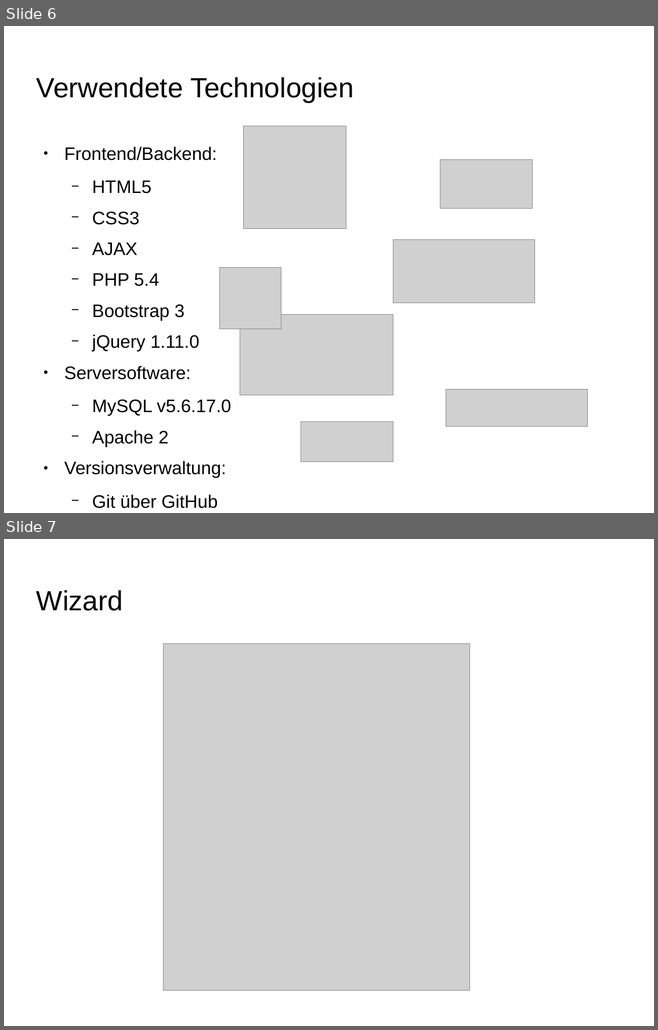
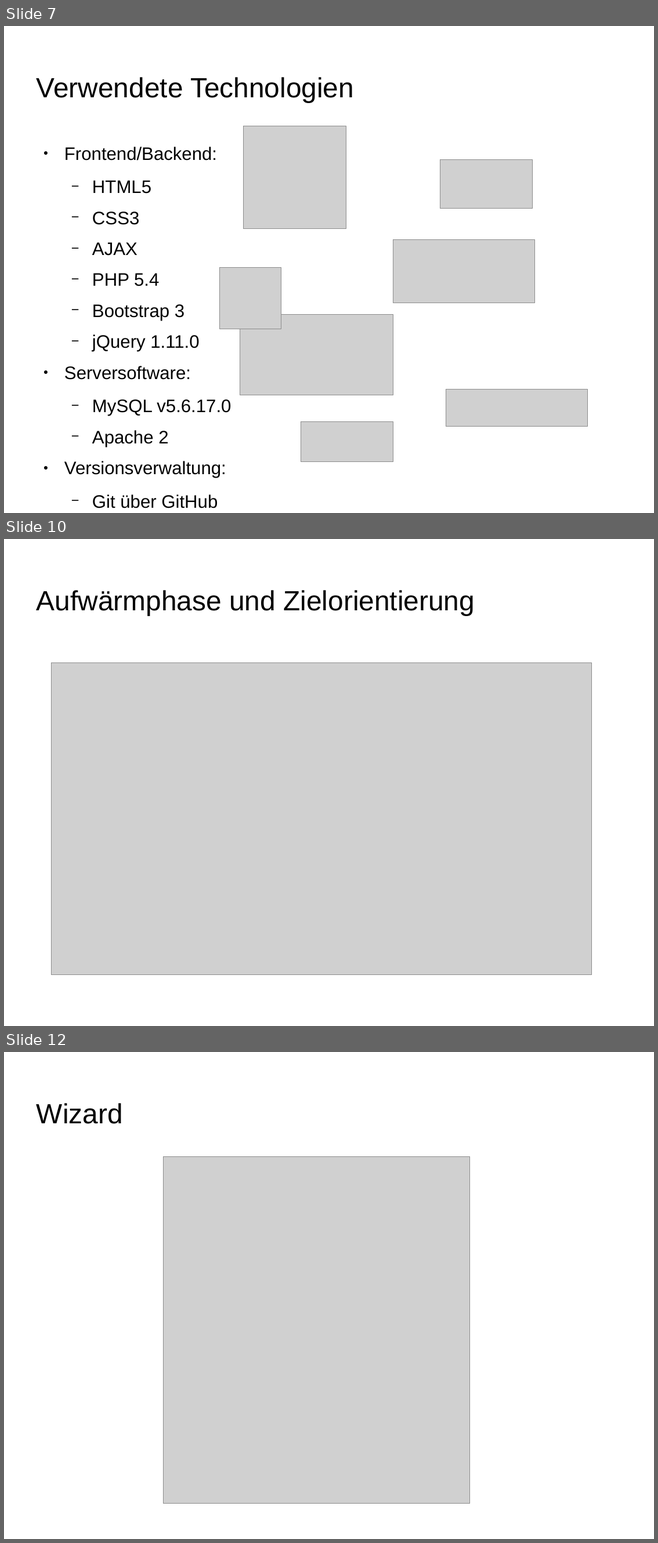
Before and after one commit to Projekt-IFA11D/components, a slide deck: organisation/presentation/finale_praesentation.odp. Shown one above the other, each under a label of ours: slides 6 and 7 before the commit, slides 7, 10 and 12 after it; the slides between them are not shown. The pictures are 658x1030 and 658x1543 pixels, drawn with LibreOffice and Linux fonts; fonts in the diff are those of the drawing; grey boxes stand for pictures; background and template pictures are left out. Boxes give left, top, right and bottom in pixels: in the first picture for what was removed or moved away, otherwise in the second. Text is boxed around its words. In the diff, an @@ line names an element or a change of style, - is before the commit and + after.

```diff
--- a/organisation/presentation/finale_praesentation.odp
+++ b/organisation/presentation/finale_praesentation.odp
@@ slide 10 added at (4, 539, 654, 1026), background picture (left out) @@
@@ title added at (36, 590, 474, 616), 33.9 pt, text #000000 @@
+Aufwärmphase und Zielorientierung
@@ picture added at (52, 663, 592, 975) @@
@@ what was slide 6 is now slide 7 @@
@@ what was slide 7 is now slide 12 @@
```
Also in this commit, not shown: 4 other slides added.
